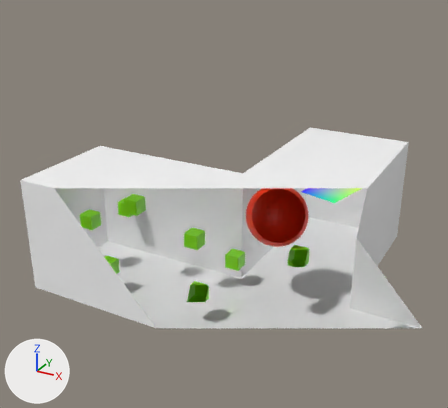
The glTF model examples/rays/rays.glb, before and after one commit.
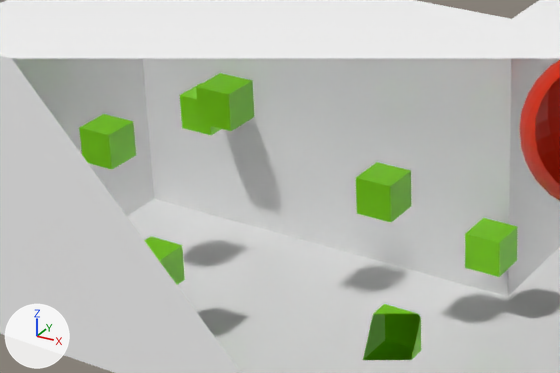
Each version is shown from a 50 mm lens placed at (13.47, -30.37, 18.67), pointed at (-4.78, 2.81, 2.08), then close up on the part from 11% to 58% of the width and 41% to 75% of the height. Every picture has the same lights, and +X, +Y and +Z are marked at lower left. Everything nearer to the camera than a plane just in front of the edit is cut away. Where no turn or scale is listed for an object, it has been applied to the vertices.
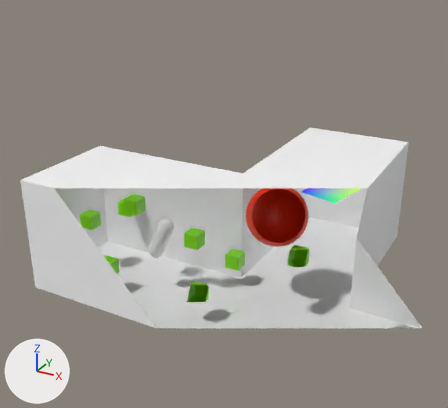
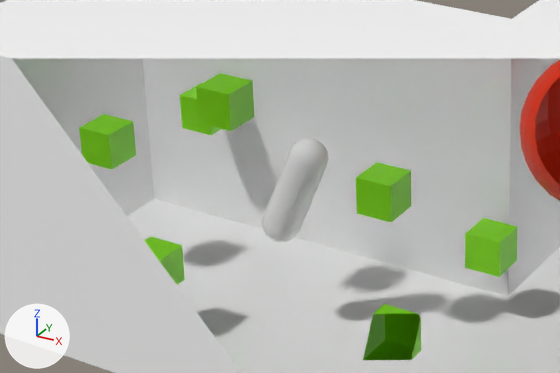
Changed parts and their boxes [x1, y1, x2, y2] in the close-ups (560 x 373 px):
'Capsule', added
    after: [262, 138, 328, 242]

Edits to the bpy script that builds the scene:
```text
Add me_sphere_001:
    me_sphere_001.from_pydata(...)  # 514 vertices, 1024 faces; spans x -0.85..0.85, y -0.64..0.64, z -1.43..1.43
    me_sphere_001.materials.append(mat_white)  # white #ffffff
Add ob_capsule:
    ob_capsule = bpy.data.objects.new('Capsule', me_sphere_001)
    ob_capsule.location = (-8.0, 0.0, 0.0)
```
